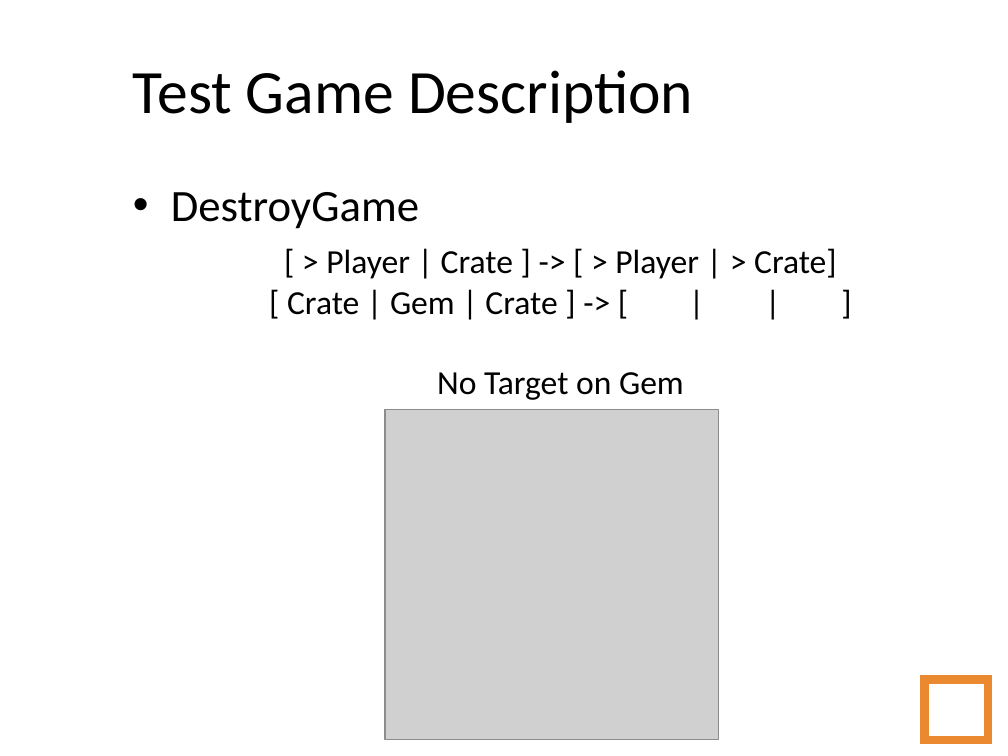
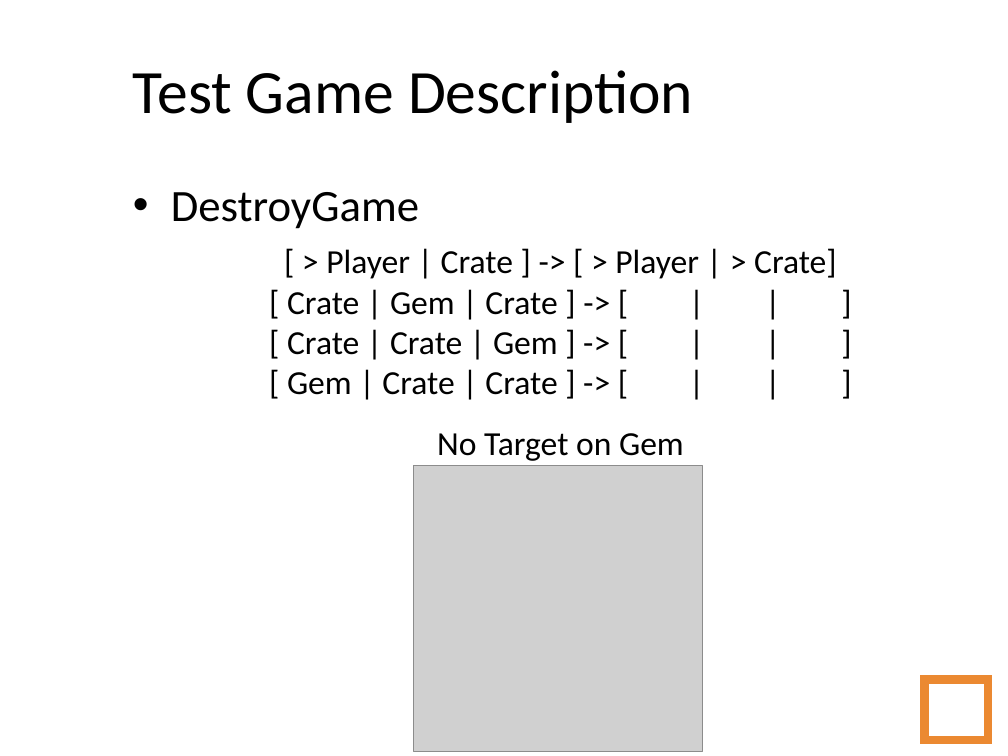
Before and after one commit to amidos2006/Automatic-Game-Script-Generation, a slide deck: slide 61 of Presentation/Automatic Game Script Generation.ppt (slide 57 before the commit). Drawn at 1008x756 pixels with LibreOffice and Linux fonts; fonts in the diff are those of the drawing; grey boxes stand for pictures; background and template pictures are left out. Boxes give left, top, right and bottom in pixels: in the first picture for what was removed or moved away, otherwise in the second. Text is boxed around its words. In the diff, an @@ line names an element or a change of style, - is before the commit and + after.

```diff
--- a/Presentation/Automatic Game Script Generation.ppt
+++ b/Presentation/Automatic Game Script Generation.ppt
@@ text at box(287, 332, 558, 395): paragraphs added @@
+[ Crate | Crate | Gem ] -> [ | | ]
+[ Gem | Crate | Crate ] -> [ | | ]
@@ picture: place and size @@
-picture at box(385, 410, 719, 740)
+picture at box(414, 466, 703, 751)
```
Also in this commit, not shown: 28 other slides changed, 7 slides added.
